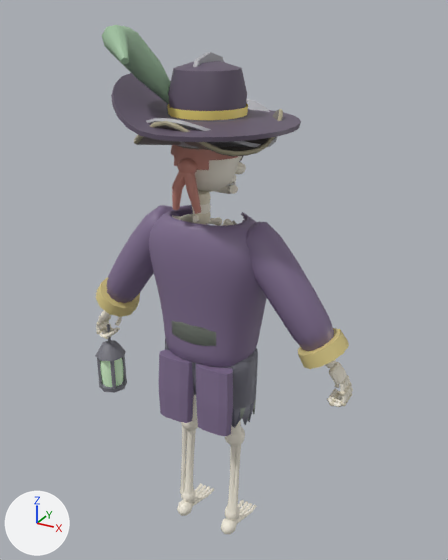
Before and after pictures for a commit that changed the glTF model art/models/skeleton.glb.
Both versions are drawn from a 50 mm camera at (1.11, -1.9, 2.17) aimed at (0.02, 0.07, 1.18). Arrows for +X, +Y and +Z are at lower left; the lights stay in place. The older version comes first. Vertices at exactly the same position are counted once.

Before the edit, the objects in view are built like this:
```python
me_look1 = bpy.data.meshes.new('look1')
me_look1.from_pydata(...)  # 2244 vertices, 4416 faces; spans x -0.203..0.203, y -0.18..0.151, z 0.602..1.837
me_look1.materials.append(mat_defaultmaterial_001)
me_look2 = bpy.data.meshes.new('look2')
me_look2.from_pydata(...)  # 583 vertices, 1082 faces; spans x -0.234..0.234, y -0.259..0.279, z 0.61..2.03
me_look2.materials.append(mat_defaultmaterial_002)
me_look3 = bpy.data.meshes.new('look3')
me_look3.from_pydata(...)  # 3120 vertices, 6080 faces; spans x -0.61..0.56, y -0.33..0.32, z 0.54..2.12
me_look3.materials.append(mat_defaultmaterial_003)
ob_look1 = bpy.data.objects.new('look1', me_look1)
ob_look1.location = (0.0, 0.0, 0.0)
ob_look2 = bpy.data.objects.new('look2', me_look2)
ob_look2.location = (0.0, 0.0, 0.0)
ob_look3 = bpy.data.objects.new('look3', me_look3)
ob_look3.location = (0.0, 0.0, 0.0)
# also in view: 'look0' at (0.0, 0.0, 1.23); 'skeleton' at (0.0, 0.02, 0.9)
```
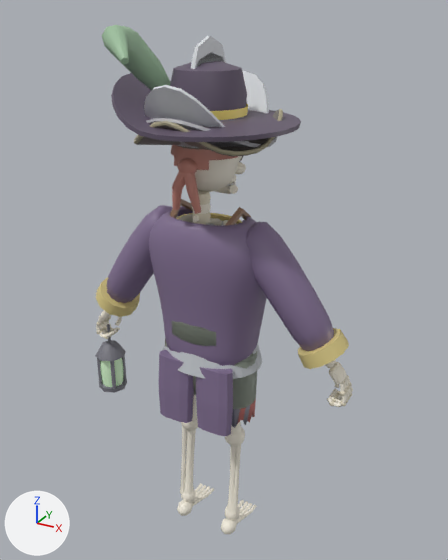
Where the change shows, as pixel boxes [x1, y1, x2, y2] in the pictures (448 x 560 px):
'look4', added
    after: [144, 36, 269, 424]
part 1 of me_look1, recoloured
    before: [165, 214, 258, 411]
    after: [178, 214, 237, 224]
part 2 of me_look3, edited (looks the same)
    both: [115, 61, 294, 402]

The change, as a diff of the scene's bpy script:
```diff
--- a/art/models/skeleton.glb.py
+++ b/art/models/skeleton.glb.py
@@ me_look1 @@
 me_look1.from_pydata(...)  # 2244 vertices, 4416 faces; spans x -0.203..0.203, y -0.18..0.151, z 0.602..1.837
 # used by ob_look1; location = (0.0, 0.0, 0.0)
+# me_look1 part 1: 1313 kept faces spanning x -0.203..0.203, y -0.128..0.151, z 0.609..1.782 get new vertex colours
 me_look1.materials.append(mat_defaultmaterial_001)
@@ me_look3 @@
 me_look3.from_pydata(...)  # 3120 vertices, 6080 faces; spans x -0.61..0.56, y -0.33..0.32, z 0.54..2.12
 # used by ob_look3; location = (0.0, 0.0, 0.0)
+# me_look3 part 2: 2369 kept faces spanning x -0.3..0.3, y -0.31..0.31, z 0.6..2.0 get new vertex colours
 me_look3.materials.append(mat_defaultmaterial_003)
@@ me_look4 @@
+me_look4.from_pydata(...)  # 1867 vertices, 3634 faces; spans x -0.216..0.215, y -0.261..0.281, z 0.604..2.08
+me_look4.materials.append(mat_defaultmaterial_004)
@@ ob_look4 @@
+ob_look4 = bpy.data.objects.new('look4', me_look4)
+ob_look4.location = (0.0, 0.0, 0.0)
```
